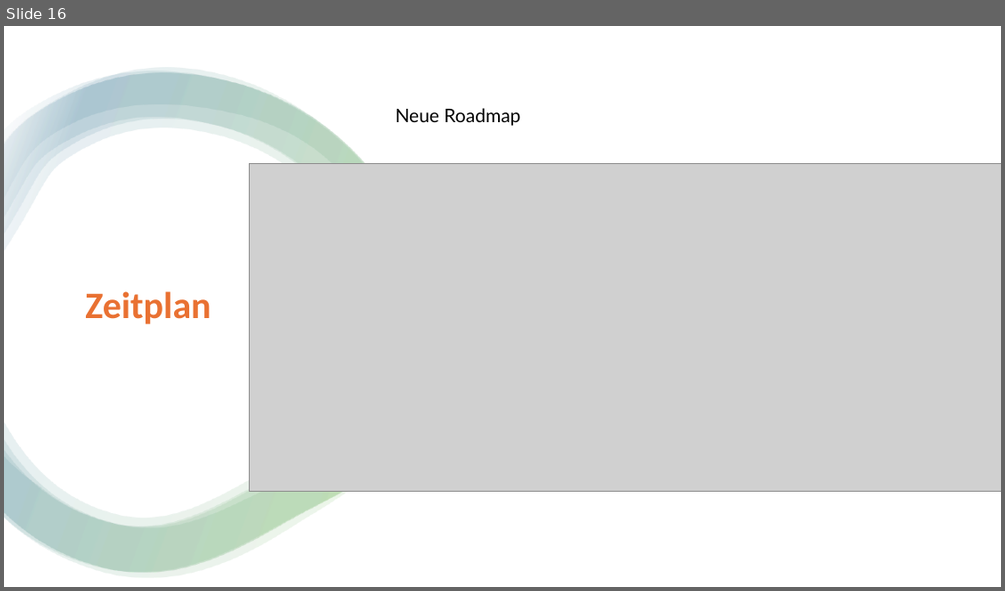
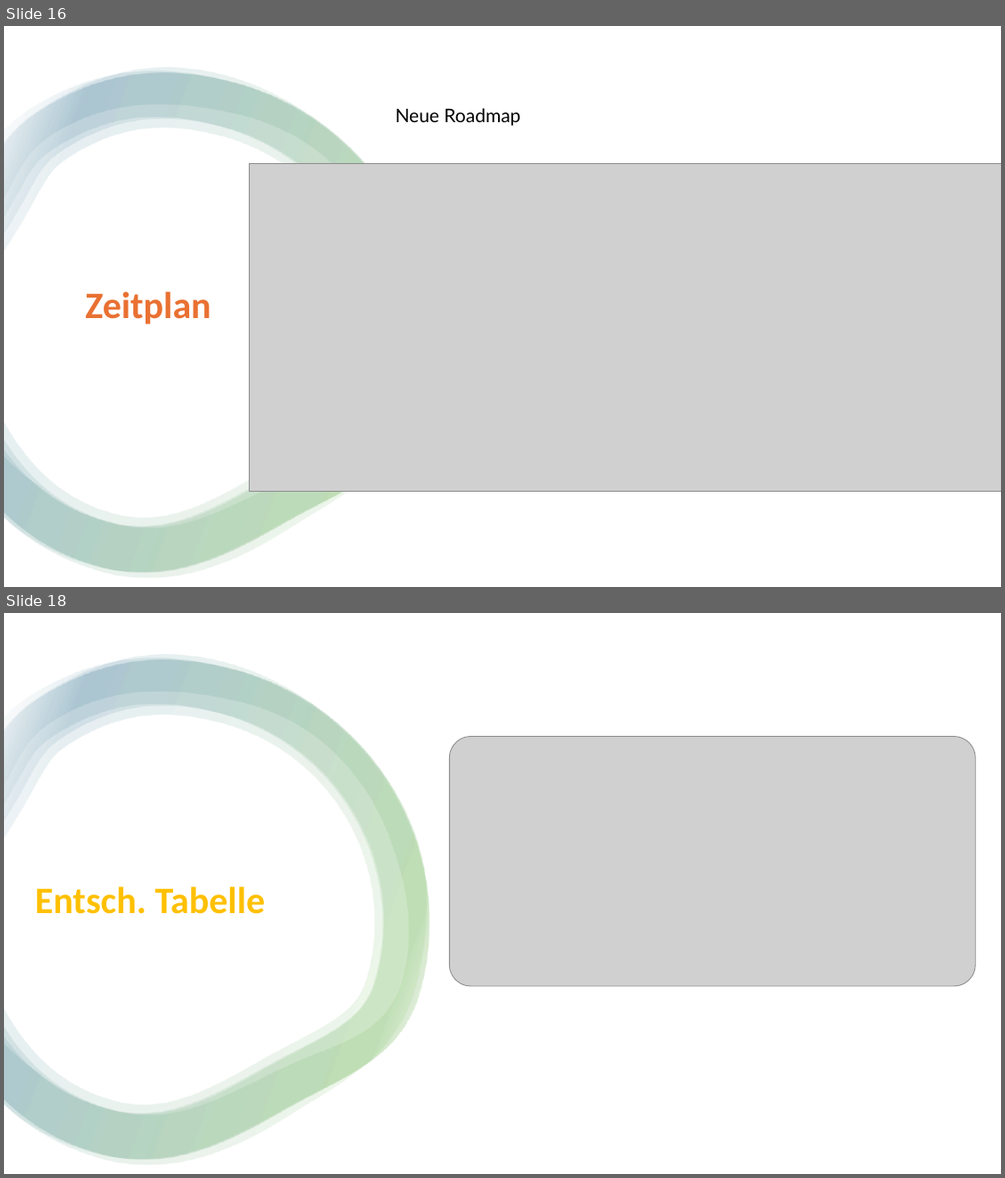
Before and after one commit to Emele-bzra/project-modul431, a slide deck: Material/präsentation_slarachare_games.pptx. Shown one above the other, each under a label of ours: slide 16 before the commit, slides 16 and 18 after it; the slides between them are not shown. The pictures are 1005x591 and 1005x1178 pixels, drawn with LibreOffice and Linux fonts; fonts in the diff are those of the drawing; grey boxes stand for pictures. Boxes give left, top, right and bottom in pixels: in the first picture for what was removed or moved away, otherwise in the second. Text is boxed around its words. In the diff, an @@ line names an element or a change of style, - is before the commit and + after.

Commit message:
Neuste Änderung mit Update zu Entscheiden

```diff
--- a/Material/präsentation_slarachare_games.pptx
+++ b/Material/präsentation_slarachare_games.pptx
@@ slide 18 added at (x1=4, y1=613, x2=1001, y2=1174), background #FFFFFF @@
@@ rectangle added at (x1=4, y1=613, x2=1001, y2=1174), fill #FFFFFF @@
@@ group added at (x1=4, y1=655, x2=429, y2=1165): 4 freeform shapes @@
@@ picture added at (x1=450, y1=737, x2=975, y2=986) @@
@@ title added at (x1=35, y1=886, x2=266, y2=914), 36 pt, text #FFC000, bold @@
+Entsch. Tabelle
```
Also in this commit, not shown: 5 slides changed, 2 other slides added.
